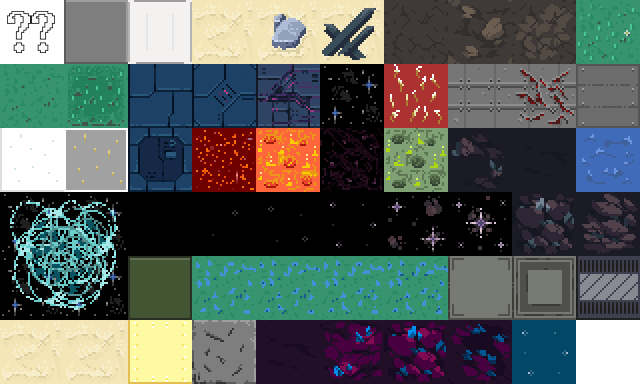
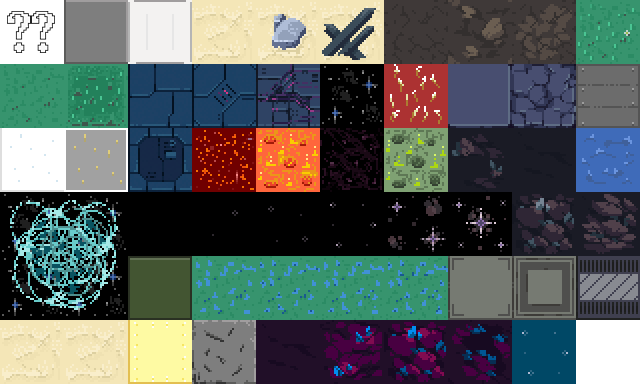
Revision of a layered 640 × 384 image; what changed, layer by layer:
added layer "floor-ship" (1st of 3) above "floor-rock-simple-old" over [left=448, top=64, right=512, bottom=128]
hid "floor-ship" (3rd of 3) over [left=448, top=64, right=512, bottom=128]
added layer "floor-ship-damaged" (1st of 2) above "floor-ship-damaged" over [left=512, top=64, right=576, bottom=128]
moved "floor-ship-damaged" (2nd of 2) above "floor-space-tiles" over [left=512, top=64, right=576, bottom=128]
